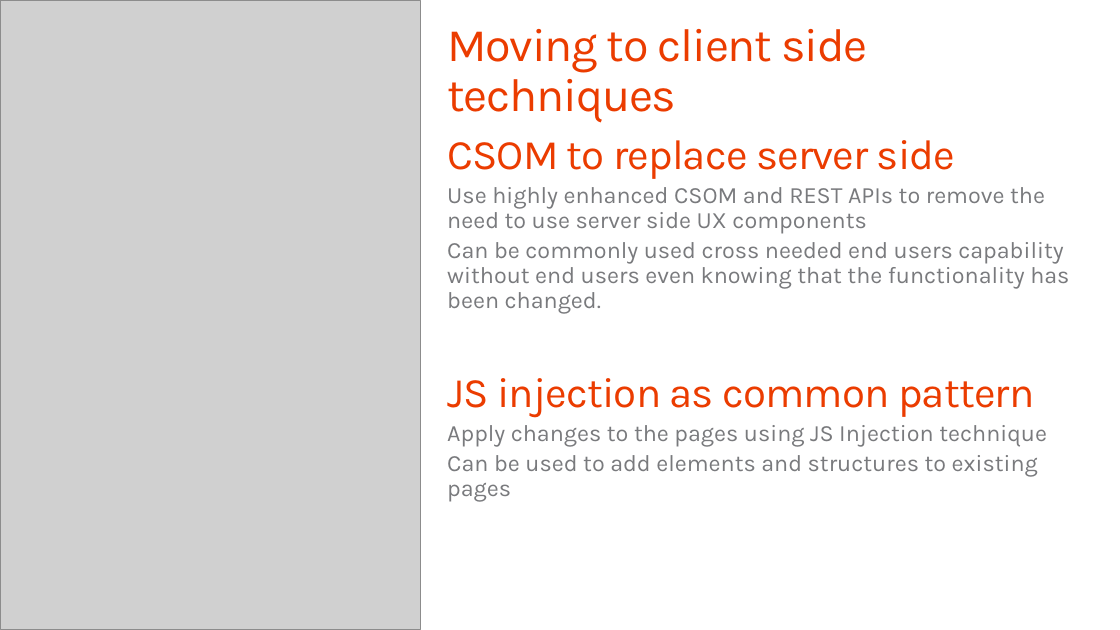
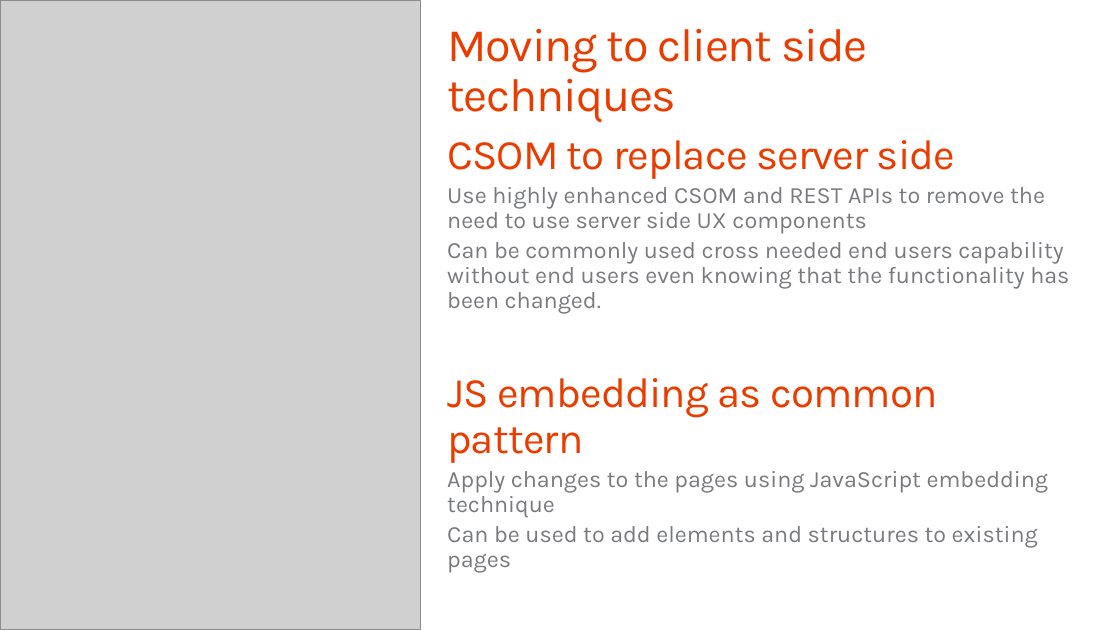
Before and after one commit to fabbbiob/TrainingContent, a slide deck: slide 6 of O3658/04 Building UX components with app model/4_UXComponents.pptx. Drawn at 1120x630 pixels with LibreOffice and Linux fonts; fonts in the diff are those of the drawing; grey boxes stand for pictures; background and template pictures are left out. Boxes give left, top, right and bottom in pixels: in the first picture for what was removed or moved away, otherwise in the second. Text is boxed around its words. In the diff, an @@ line names an element or a change of style, - is before the commit and + after.

Commit message:
Lab fixes, updates on decks and readme files on the JS embedding naming change

```diff
--- a/O3658/04 Building UX components with app model/4_UXComponents.pptx
+++ b/O3658/04 Building UX components with app model/4_UXComponents.pptx
@@ text at [447, 378, 1049, 517]: text changed @@
-JS injection as common pattern
-  Apply changes to the pages using JS Injection technique
+JS embedding as common pattern
+  Apply changes to the pages using JavaScript embedding technique
```
Also in this commit, not shown: 6 other slides changed, 4 other files.
